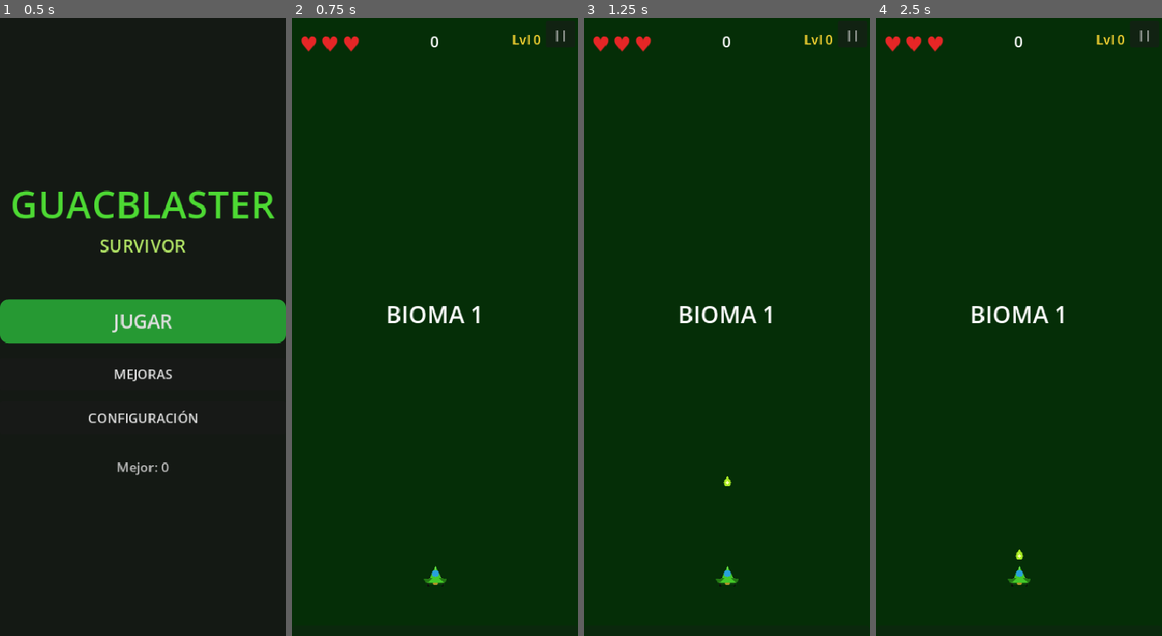
Above: before the commit, frames 1-4 (left to right).
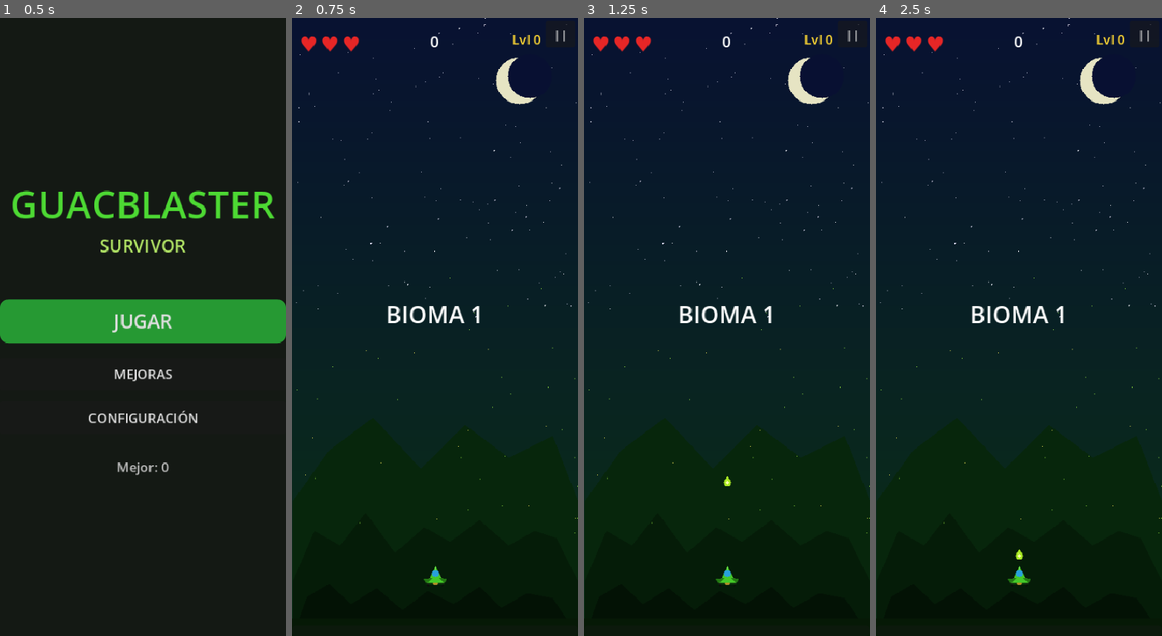
Above: after the commit, the same moments.

Repository: JoseNoIP/gb-GuacBlaster-Survivor
Game: Godot game, scene res://src/scenes/Main.tscn
Same seed, same stepped clock (60 frames per second), same inputs: the game is played once before the commit and once after it.
Inputs:
- Up to frame 1 (0.5 s): no input
- Up to frame 2 (0.75 s): click "JUGAR" at 0.5 s
- Up to frame 3 (1.25 s): no input
- Up to frame 4 (2.5 s): click "||" at 1.25 s; click "REINICIAR" at 2 s

Frame 1 is identical in both runs. In frame 2, 66% of the frame differs, in the area x 0-100%, y 0-98%; in frame 3, 66%; in frame 4, 66%.

Commit message:
Add background images and their import configurations
- Added bg_4_1.png and its corresponding import settings to the project.
- Added bg_4_2.png and its corresponding import settings to the project.
- Both images are configured as CompressedTexture2D with specific compression parameters.

Diff:
--- a/src/scenes/Game.gd
+++ b/src/scenes/Game.gd
@@ -10,8 +10,12 @@
 @onready var _background: ColorRect = $Background
 
 func _ready() -> void:
-	var palette_index: int = SaveManager.get_victories() % Constants.BACKGROUND_PALETTE.size()
-	_background.color = Constants.BACKGROUND_PALETTE[palette_index]
+	var wins: int = SaveManager.get_victories()
+	var biome: int = wins % 5
+	var variant: int = (wins / 5) % 3
+	var gen: int = wins / 15
+	_background.color = Constants.BACKGROUND_PALETTE[biome]
+	_load_bg_texture(biome, variant, gen)
 	GameManager.start_game()
 	EventBus.restart_requested.connect(_on_restart_requested)
 	EventBus.menu_requested.connect(_on_menu_requested)
@@ -38,5 +42,28 @@
 func _on_restart_requested() -> void:
 	get_tree().change_scene_to_file.call_deferred("res://src/scenes/Game.tscn")
 
+func _load_bg_texture(biome: int, variant: int, gen: int) -> void:
+	var path := "res://assets/sprites/backgrounds/bg_%d_%d.png" % [biome, variant]
+	if not ResourceLoader.exists(path):
+		return
+	var tex := load(path) as Texture2D
+	if tex == null:
+		return
+	var tr := TextureRect.new()
+	tr.texture = tex
+	tr.size = _background.size
+	tr.stretch_mode = TextureRect.STRETCH_SCALE
+	tr.modulate = _get_gen_tint(gen)
+	_background.add_child(tr)
+
+
+func _get_gen_tint(gen: int) -> Color:
+	match min(gen, 3):
+		1: return Color(0.82, 0.88, 1.0)
+		2: return Color(1.0, 0.82, 0.82)
+		3: return Color(0.85, 0.78, 1.0)
+		_: return Color(1.0, 1.0, 1.0)
+
+
 func _on_menu_requested() -> void:
 	get_tree().change_scene_to_file.call_deferred("res://src/scenes/MainMenu.tscn")
Binary file added: assets/sprites/backgrounds/bg_0_0.png
Not shown, added: assets/sprites/backgrounds/bg_0_0.png.import
Binary file added: assets/sprites/backgrounds/bg_0_1.png
Not shown, added: assets/sprites/backgrounds/bg_0_1.png.import
Binary file added: assets/sprites/backgrounds/bg_0_2.png
Not shown, added: assets/sprites/backgrounds/bg_0_2.png.import
Binary file added: assets/sprites/backgrounds/bg_1_0.png
Not shown, added: assets/sprites/backgrounds/bg_1_0.png.import
Binary file added: assets/sprites/backgrounds/bg_1_1.png
Not shown, added: assets/sprites/backgrounds/bg_1_1.png.import
Binary file added: assets/sprites/backgrounds/bg_1_2.png
Not shown, added: assets/sprites/backgrounds/bg_1_2.png.import
(and 22 more such lines)
